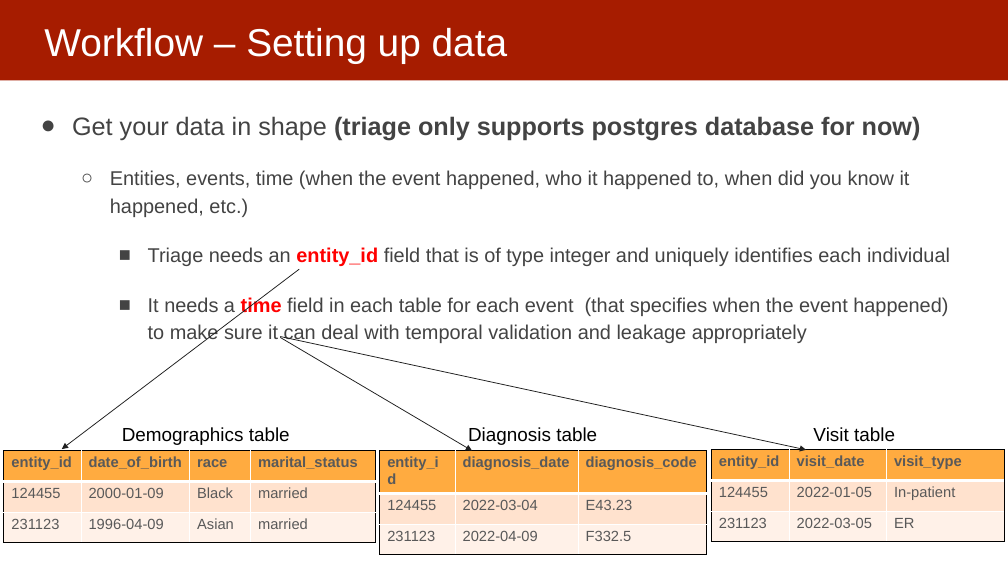
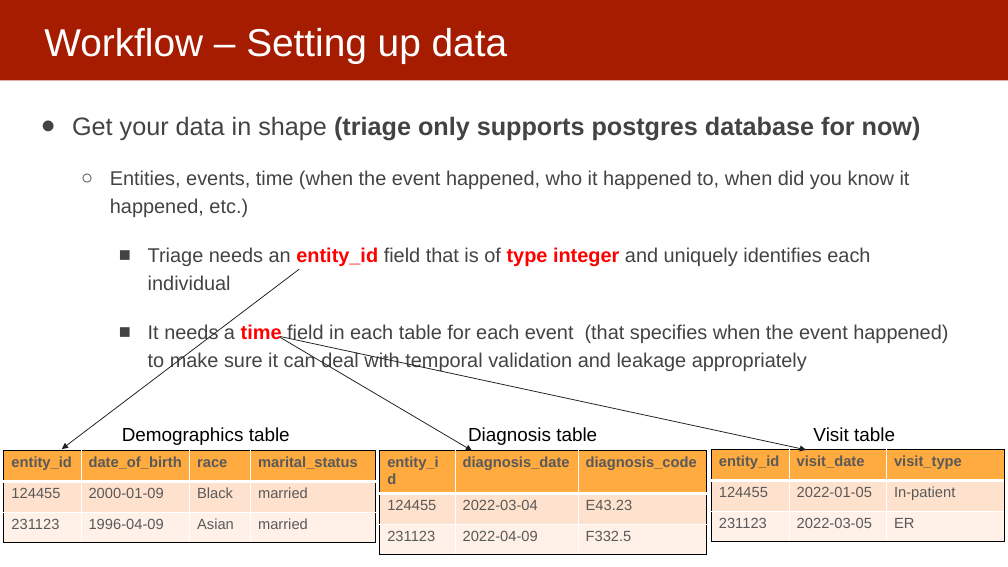
Before and after one commit to dssg/mlforpublicpolicylab, a slide deck: slide 8 of techsessions/triage_tech_session_2025.pptx. Drawn at 1008x567 pixels with LibreOffice and Linux fonts; fonts in the diff are those of the drawing. Boxes give left, top, right and bottom in pixels: in the first picture for what was removed or moved away, otherwise in the second. Text is boxed around its words. In the diff, an @@ line names an element or a change of style, - is before the commit and + after.

```diff
--- a/techsessions/triage_tech_session_2025.pptx
+++ b/techsessions/triage_tech_session_2025.pptx
@@ text at bbox=[148, 247, 870, 290]: text colour #434343 to #FF0000, bold on in "type integer" @@
```
Also in this commit, not shown: 1 other slide changed, 1 other file.
